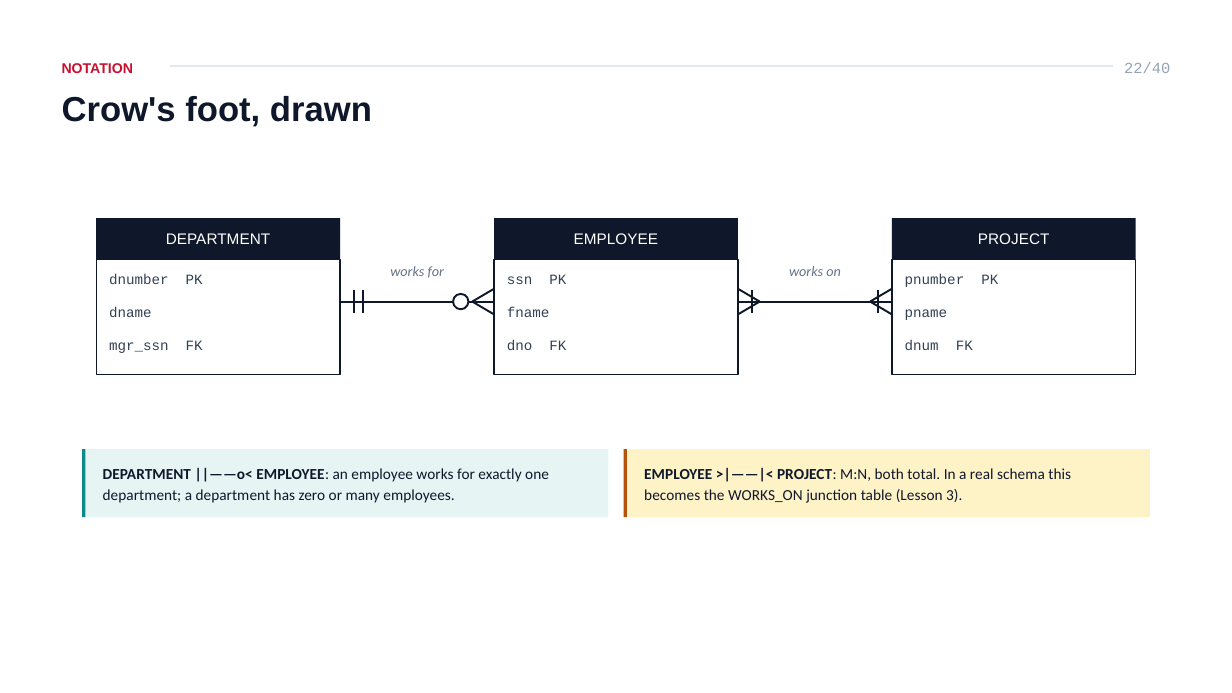
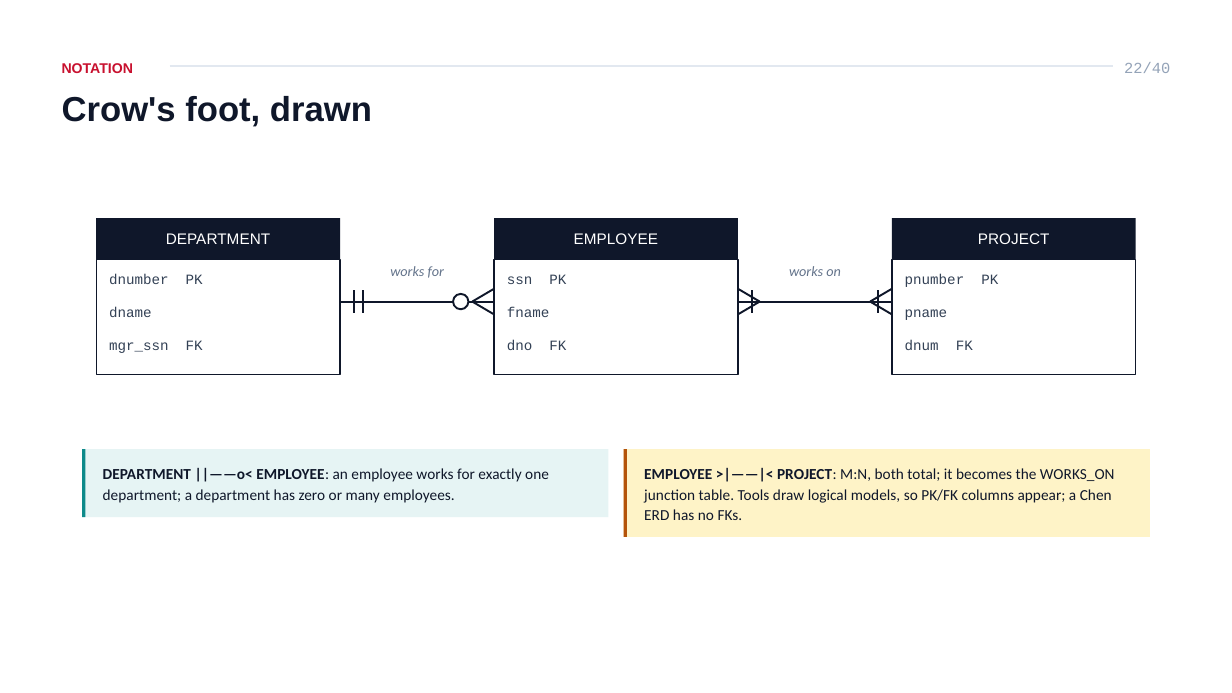
Before and after one commit to ahmedatef2007/db-slides, a slide deck: slide 22 of pptx/ITI_Database_Course_Lesson_2_ERD.pptx. Drawn at 1232x693 pixels with LibreOffice and Linux fonts; fonts in the diff are those of the drawing. Boxes give left, top, right and bottom in pixels: in the first picture for what was removed or moved away, otherwise in the second. Text is boxed around its words. In the diff, an @@ line names an element or a change of style, - is before the commit and + after.

```diff
--- a/pptx/ITI_Database_Course_Lesson_2_ERD.pptx
+++ b/pptx/ITI_Database_Course_Lesson_2_ERD.pptx
@@ rectangle: place and size @@
-rectangle at [623, 449, 1149, 517]
+rectangle at [623, 449, 1149, 537]
@@ rectangle: place and size @@
-rectangle at [623, 449, 626, 517]
+rectangle at [623, 449, 626, 537]
@@ text at [644, 468, 1115, 520]: text changed @@
-EMPLOYEE >|——|< PROJECT: M:N, both total. In a real schema this becomes the WORKS_ON junction table (Lesson 3).
+EMPLOYEE >|——|< PROJECT: M:N, both total; it becomes the WORKS_ON junction table. Tools draw logical models, so PK/FK columns appear; a Chen ERD has no FKs.
```
Also in this commit, not shown: 8 other files.
